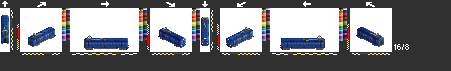
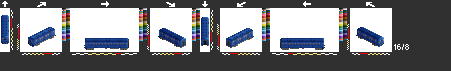
Comparing the layer stacks of the two 451 x 71 images. Changes:
showed "x1b", painted on it over [1, 17, 384, 50]
hid "x1alight" over [2, 17, 381, 46]
hid "x1ab", painted on it over [1, 17, 384, 50]
